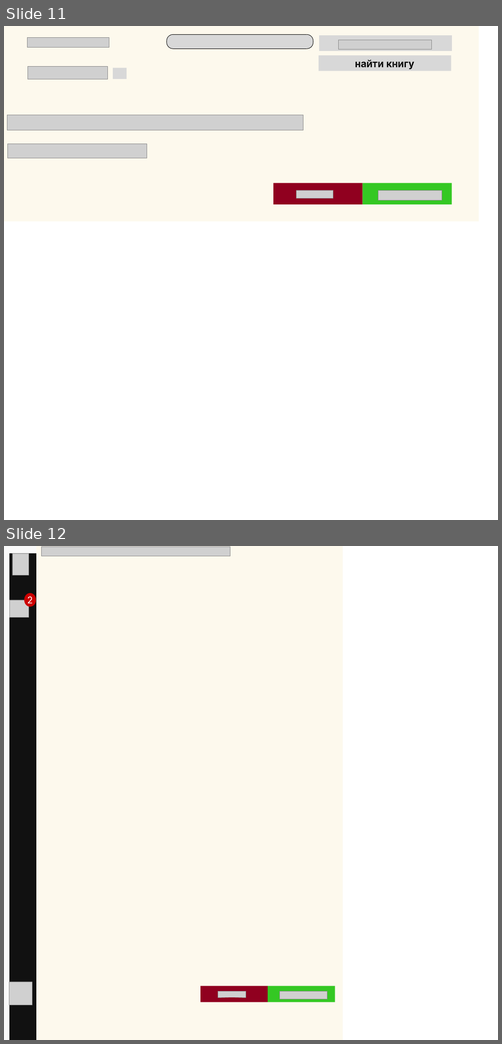
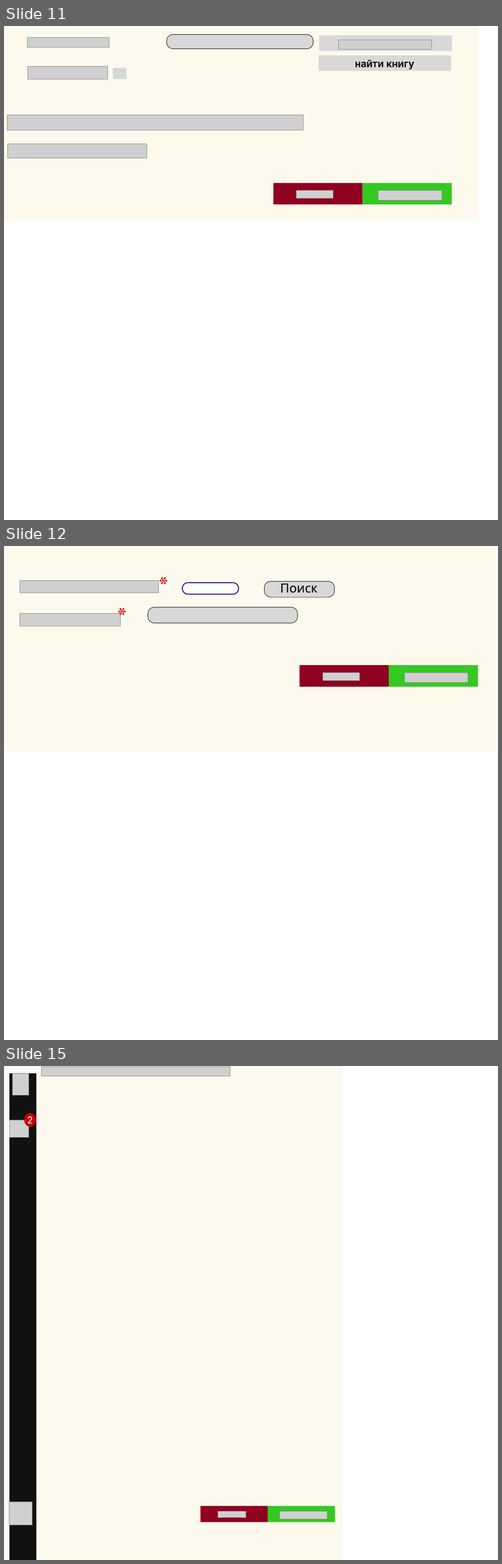
Before and after one commit to mmonastyrskiy/5_sem, a slide deck: Стандартизация/Design/all.pptx. Shown one above the other, each under a label of ours: slides 11 and 12 before the commit, slides 11, 12 and 15 after it; the slides between them are not shown. The pictures are 502x1044 and 502x1564 pixels, drawn with LibreOffice and Linux fonts; fonts in the diff are those of the drawing; grey boxes stand for pictures. Boxes give left, top, right and bottom in pixels: in the first picture for what was removed or moved away, otherwise in the second. Text is boxed around its words. In the diff, an @@ line names an element or a change of style, - is before the commit and + after.

```diff
--- a/Стандартизация/Design/all.pptx
+++ b/Стандартизация/Design/all.pptx
@@ slide 12 added at box(4, 546, 498, 1040), background #FFFFFF @@
@@ freeform shape added at box(4, 546, 496, 751), fill #FDF9ED @@
@@ picture added at box(20, 580, 158, 593) @@
@@ freeform shape added at box(159, 577, 167, 584), fill #CC0000 @@
@@ freeform shape added at box(182, 582, 239, 595), fill #110A8E @@
@@ freeform shape added at box(183, 583, 238, 594), fill #FFFFFF @@
@@ freeform shape added at box(264, 581, 335, 597), fill #000000 @@
@@ freeform shape added at box(265, 581, 334, 597), fill #D8D8D8 @@
@@ freeform shape added at box(281, 584, 317, 593), fill #000000 @@
@@ picture added at box(20, 613, 120, 626) @@
@@ freeform shape added at box(118, 608, 126, 615), fill #CC0000 @@
@@ freeform shape added at box(148, 607, 298, 623), fill #000000 @@
@@ freeform shape added at box(148, 608, 298, 623), fill #D8D8D8 @@
@@ group added at box(299, 665, 478, 687): 2 freeform shapes, 2 pictures @@
@@ what was slide 12 is now slide 15 @@
```
Also in this commit, not shown: 2 slides changed, 2 other slides added, 6 other files.
